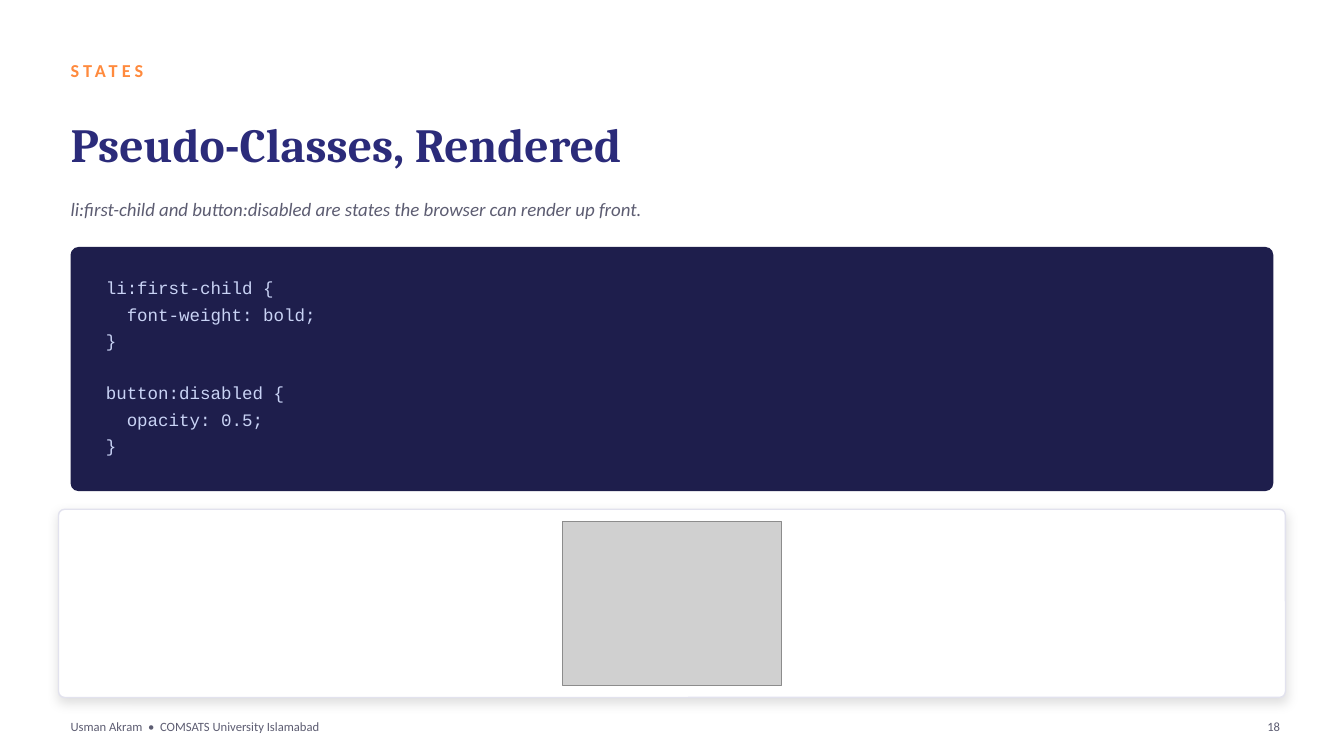
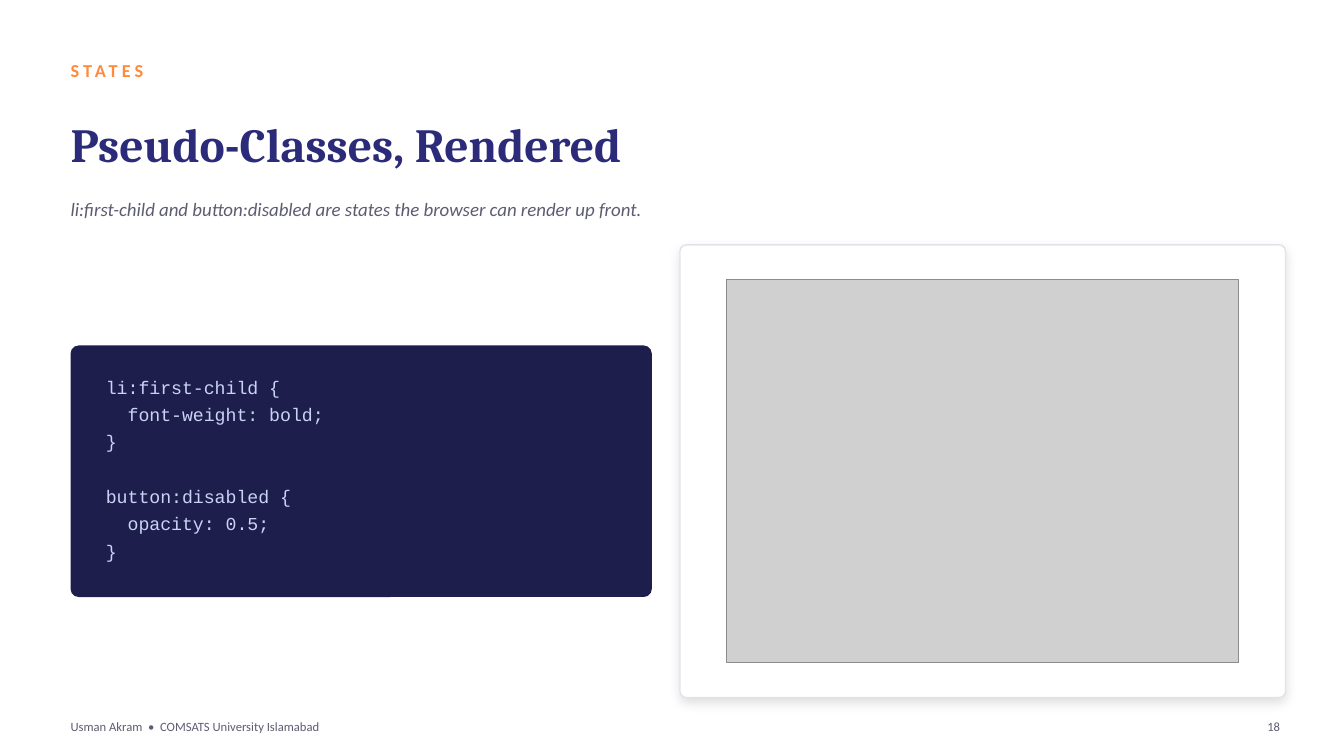
Before and after one commit to mua22/mern-web-book, a slide deck: slide 18 of slides/CSC336-Lecture-05-CSS-Fundamentals.pptx. Drawn at 1344x756 pixels with LibreOffice and Linux fonts; fonts in the diff are those of the drawing; grey boxes stand for pictures. Boxes give left, top, right and bottom in pixels: in the first picture for what was removed or moved away, otherwise in the second. Text is boxed around its words. In the diff, an @@ line names an element or a change of style, - is before the commit and + after.

```diff
--- a/slides/CSC336-Lecture-05-CSS-Fundamentals.pptx
+++ b/slides/CSC336-Lecture-05-CSS-Fundamentals.pptx
@@ rounded rectangle at (681,245,1287,698): proportions changed @@
@@ rounded rectangle: place and size @@
-rounded rectangle at (58,509,1286,698)
+rounded rectangle at (681,245,1287,698)
@@ picture: place and size @@
-picture at (563,521,782,686)
+picture at (727,279,1239,662)
@@ rounded rectangle: place and size @@
-rounded rectangle at (71,247,1273,491)
+rounded rectangle at (71,346,652,598)
@@ rounded rectangle at (71,346,652,598): proportions changed @@
@@ text "li:first-child {": place and size @@
-text "li:first-child {" at (106,282,315,430)
+text "li:first-child {" at (106,381,323,534)
@@ text "li:first-child {" at (106,381,323,534): size 12.5 to 13 pt @@
```
Also in this commit, not shown: 9 other slides changed, 1 slide added, 6 other files.
